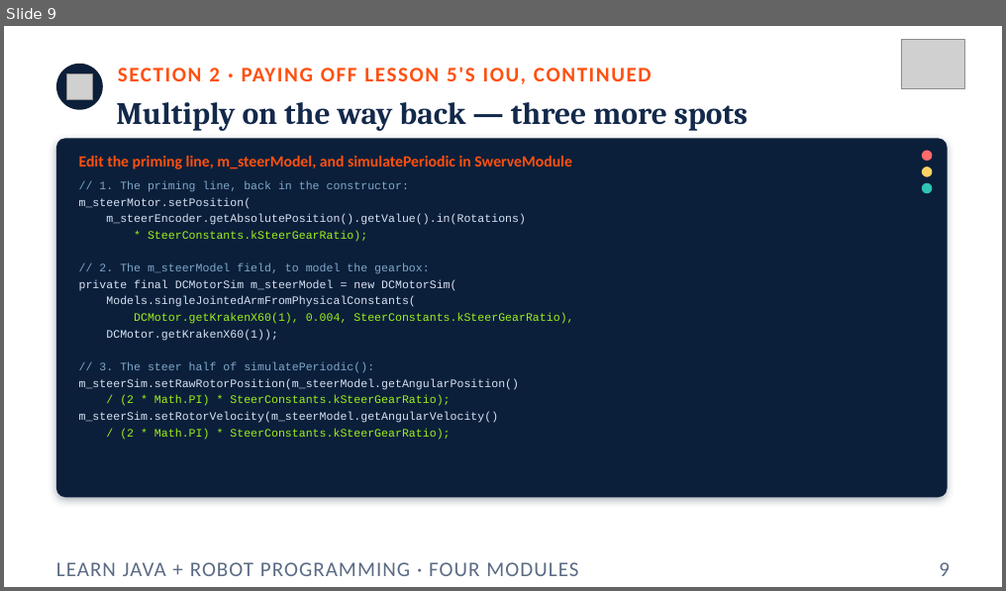
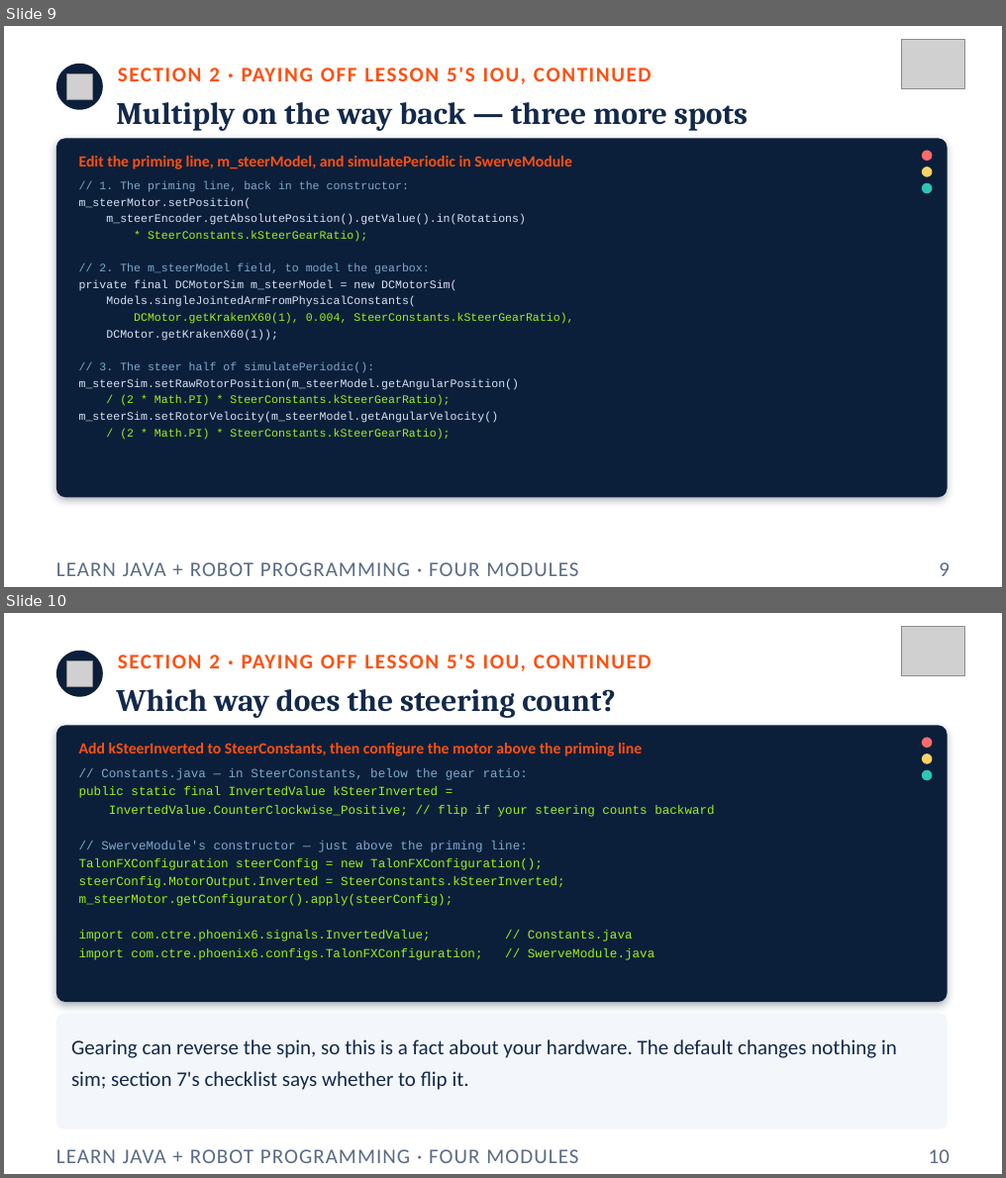
Before and after one commit to FRC5010/BasicRobotLessons, a slide deck: docs/presentations/v3/07-four-modules.pptx. Shown one above the other, each under a label of ours: slide 9 before the commit, slides 9 and 10 after it. The pictures are 1006x591 and 1006x1178 pixels, drawn with LibreOffice and Linux fonts; fonts in the diff are those of the drawing; grey boxes stand for pictures. Boxes give left, top, right and bottom in pixels: in the first picture for what was removed or moved away, otherwise in the second. Text is boxed around its words. In the diff, an @@ line names an element or a change of style, - is before the commit and + after.

```diff
--- a/docs/presentations/v3/07-four-modules.pptx
+++ b/docs/presentations/v3/07-four-modules.pptx
@@ slide 10 added at <box>4,613,1002,1174</box>, background #FFFFFF @@
@@ picture added at <box>901,627,964,676</box> @@
@@ ellipse added at <box>56,651,103,697</box>, fill #0B1F3A @@
@@ picture added at <box>67,661,92,686</box> @@
@@ text added at <box>118,654,651,671</box>, 20 pt, text #FF5010, bold @@
+SECTION 2 · PAYING OFF LESSON 5'S IOU, CONTINUED
@@ text added at <box>116,689,616,718</box>, 30 pt, text #13294B, bold @@
+Which way does the steering count?
@@ rounded rectangle added at <box>56,725,947,1002</box>, fill #0B1F3A @@
@@ text added at <box>79,743,642,757</box>, 15 pt, text #FF5010, bold @@
+Add kSteerInverted to SteerConstants, then configure the motor above the priming line
@@ ellipse added at <box>922,738,933,748</box>, fill #FF6B6B @@
@@ ellipse added at <box>922,754,933,764</box>, fill #FFD166 @@
@@ text added at <box>79,768,714,960</box>, 12 pt, text #9EF01A @@
+// Constants.java — in SteerConstants, below the gear ratio:
+public static final InvertedValue kSteerInverted =
+InvertedValue.CounterClockwise_Positive; // flip if your steering counts backward
+// SwerveModule's constructor — just above the priming line:
+TalonFXConfiguration steerConfig = new TalonFXConfiguration();
+steerConfig.MotorOutput.Inverted = SteerConstants.kSteerInverted;
+m_steerMotor.getConfigurator().apply(steerConfig);
+import com.ctre.phoenix6.signals.InvertedValue; // Constants.java
+import com.ctre.phoenix6.configs.TalonFXConfiguration; // SwerveModule.java
@@ ellipse added at <box>922,770,933,780</box>, fill #2EC4B6 @@
@@ rounded rectangle added at <box>56,1014,947,1130</box>, fill #F3F6FA @@
@@ text added at <box>71,1040,897,1090</box>, 20 pt, text #13294B @@
+Gearing can reverse the spin, so this is a fact about your hardware. The default changes nothing in sim; section 7's checklist says whether to flip it.
@@ text added at <box>56,1150,578,1163</box>, 20 pt, text #5B6B84 @@
+LEARN JAVA + ROBOT PROGRAMMING · FOUR MODULES
@@ text added at <box>929,1150,949,1163</box>, 20 pt, text #5B6B84 @@
+10
```
Also in this commit, not shown: 16 slides changed, 3 other slides added, 6 other files.
